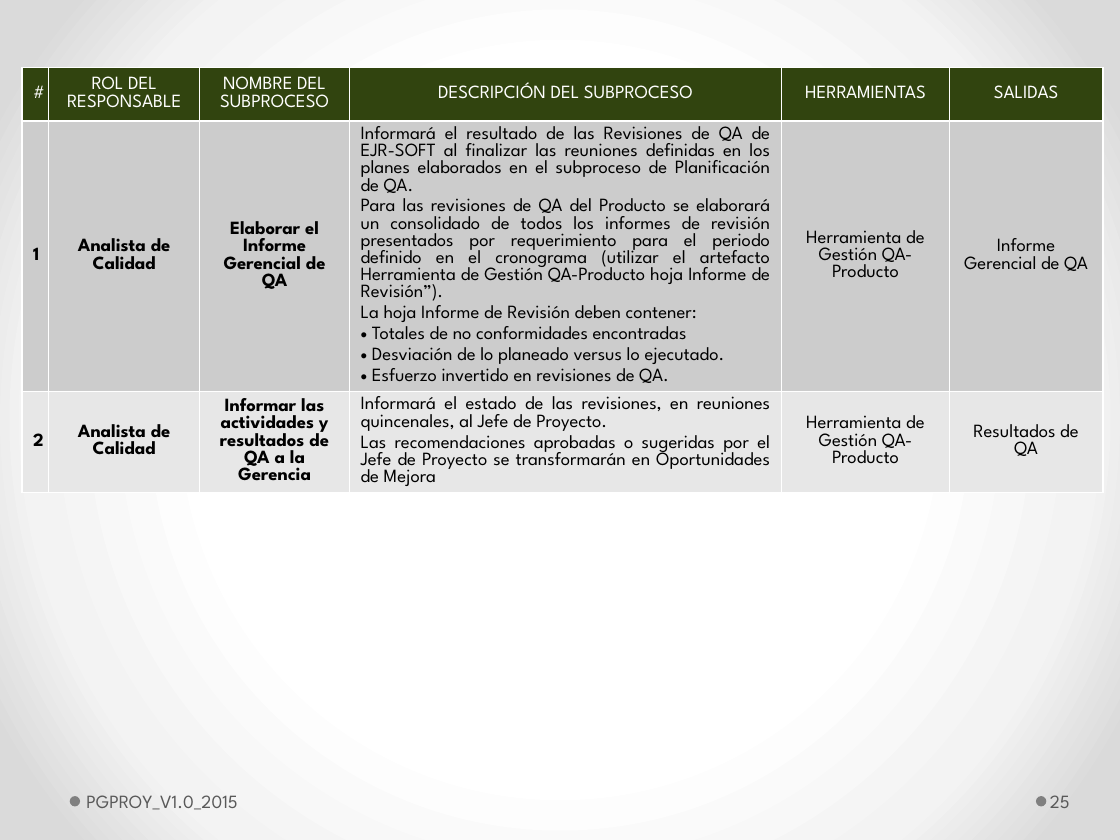
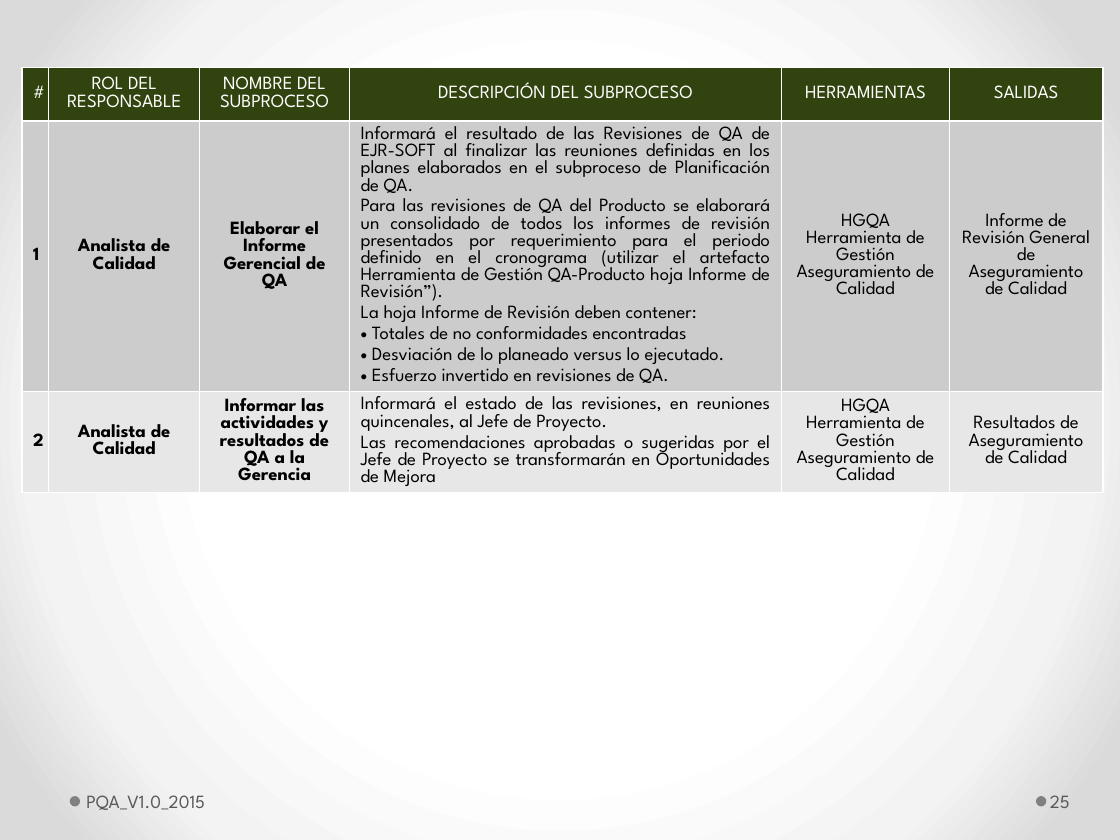
Before and after one commit to lowrider80/UTP-GPS-ALARM, a slide deck: slide 25 of Area_de_Proceso-_PPQA/PQA/PQA_V1.0_2015.pptx. Drawn at 1120x840 pixels with LibreOffice and Linux fonts; fonts in the diff are those of the drawing. Boxes give left, top, right and bottom in pixels: in the first picture for what was removed or moved away, otherwise in the second. Text is boxed around its words. In the diff, an @@ line names an element or a change of style, - is before the commit and + after.

Commit message:
Plan de Gestión de Aseguramiento de Calidad

```diff
--- a/Area_de_Proceso-_PPQA/PQA/PQA_V1.0_2015.pptx
+++ b/Area_de_Proceso-_PPQA/PQA/PQA_V1.0_2015.pptx
@@ table at [22, 67, 1103, 643] @@
-row 2, column 5: Herramienta de Gestión QA-Producto
+row 2, column 5: HGQA Herramienta de Gestión Aseguramiento de Calidad
-row 2, column 6: Informe Gerencial de QA
+row 2, column 6: Informe de Revisión General de Aseguramiento de Calidad
-row 3, column 5: Herramienta de Gestión QA-Producto
+row 3, column 5: HGQA Herramienta de Gestión Aseguramiento de Calidad
-row 3, column 6: Resultados de QA
+row 3, column 6: Resultados de Aseguramiento de Calidad
@@ text at [86, 795, 205, 810]: text changed @@
-PGPROY_V1.0_2015
+PQA_V1.0_2015
```
Also in this commit, not shown: 28 other slides changed.
